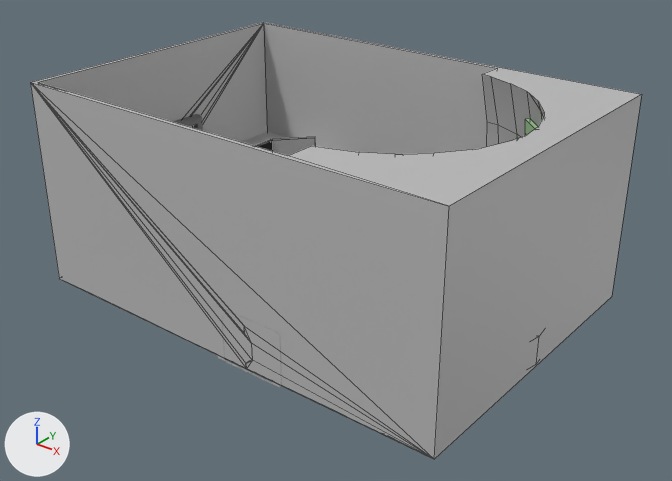
Before and after pictures for a commit that changed the FBX model Assets/3D Models/Laboratory Scene.fbx.
Both versions are drawn from a 50 mm lens placed at (0.417, -0.453, 0.32), pointed at (0.061, -0.008, 0.045). The axes (+X, +Y, +Z) are drawn at lower left. The lights are the same throughout. Mesh edges are drawn as thin lines on the coarser meshes. Where no turn or scale is listed for an object, it has been applied to the vertices.
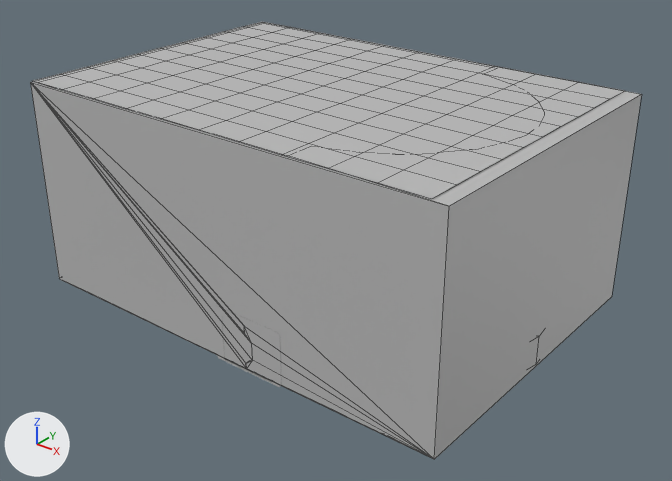
Location of each change, [x1, y1, x2, y2] in pixels of the pictures (672 x 481 px):
```json
{"object": "pPlane8", "change": "added", "after": [33, 22, 624, 199]}
```

The change, as JSON lines over the scene's bpy script:
```json
{"op": "add", "block": "me_mesh_017", "code": ["me_mesh_017 = bpy.data.meshes.new('Mesh.017')", "me_mesh_017.from_pydata(...)  # 121 vertices, 100 faces; spans x -0.157..0.157, y -0.111..0.111, z 0.0", "me_mesh_017.materials.append(mat_lambert1)  # grey #bcbcbc"]}
{"op": "add", "block": "ob_pplane8", "code": ["ob_pplane8 = bpy.data.objects.new('pPlane8', me_mesh_017)", "ob_pplane8.location = (0.0439, 0.0, 0.1476)"]}
```
